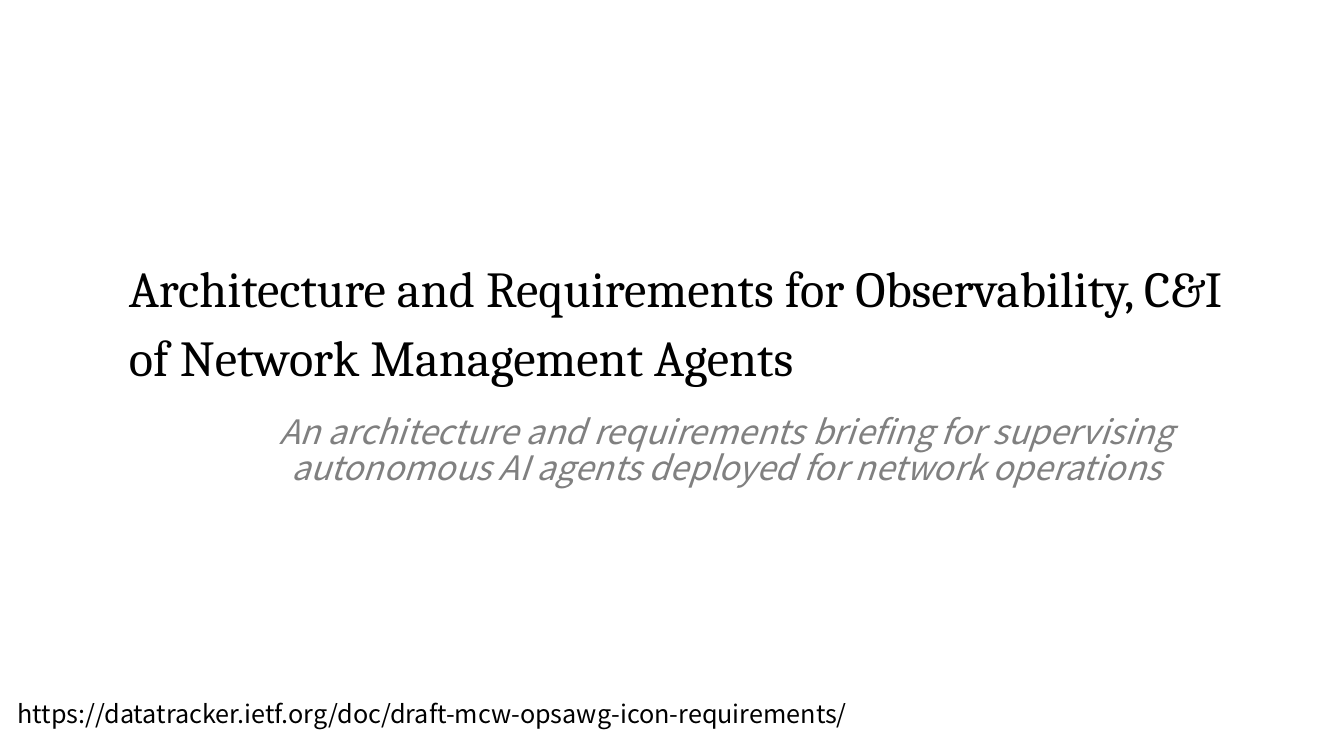
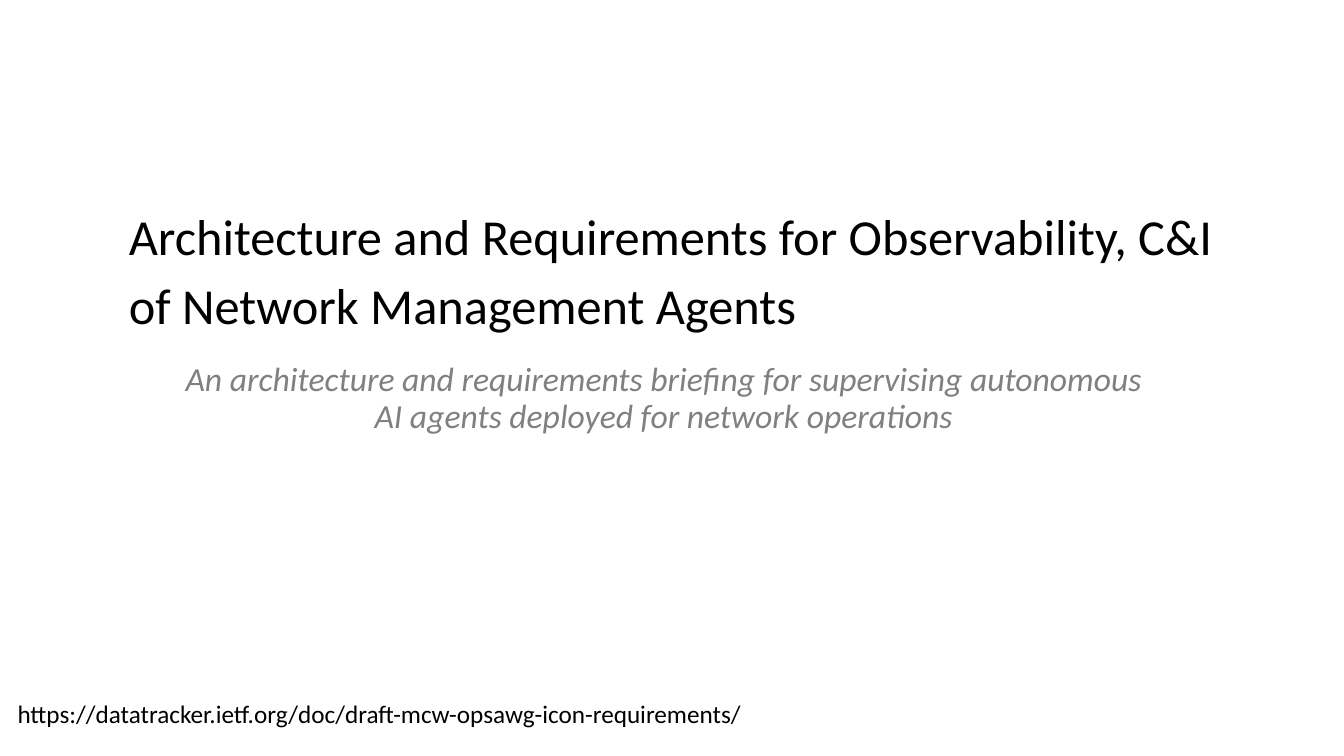
Before and after one commit to QiufangMa/AgentImpact2YANG, a slide deck: slide 1 of Side Meetings/ICON-requirements.pptx. Drawn at 1344x756 pixels with LibreOffice and Linux fonts; fonts in the diff are those of the drawing. Boxes give left, top, right and bottom in pixels: in the first picture for what was removed or moved away, otherwise in the second. Text is boxed around its words. In the diff, an @@ line names an element or a change of style, - is before the commit and + after.

```diff
--- a/Side Meetings/ICON-requirements.pptx
+++ b/Side Meetings/ICON-requirements.pptx
@@ text "Architecture and Requirements for Observability, ...": place and size @@
-text "Architecture and Requirements for Observability, ..." at bbox=[129, 271, 1222, 387]
+text "Architecture and Requirements for Observability, ..." at bbox=[129, 220, 1212, 333]
@@ text "Architecture and Requirements for Observability, ..." at bbox=[129, 220, 1212, 333]: font Cambria to Calibri @@
@@ subtitle "An architecture and requirements briefing ..." at bbox=[186, 367, 1141, 434]: font Noto Sans CJK SC to Calibri @@
@@ subtitle "An architecture and requirements briefing ...": place and size @@
-subtitle "An architecture and requirements briefing ..." at bbox=[279, 417, 1173, 489]
+subtitle "An architecture and requirements briefing ..." at bbox=[186, 367, 1141, 434]
@@ text "https://datatracker.ietf.org/doc/draft-mcw-opsawg-icon-requi ..." at bbox=[18, 705, 741, 728]: font Noto Sans CJK SC to Calibri @@
```
Also in this commit, not shown: 4 other slides changed, 2 slides added, 1 other file.
